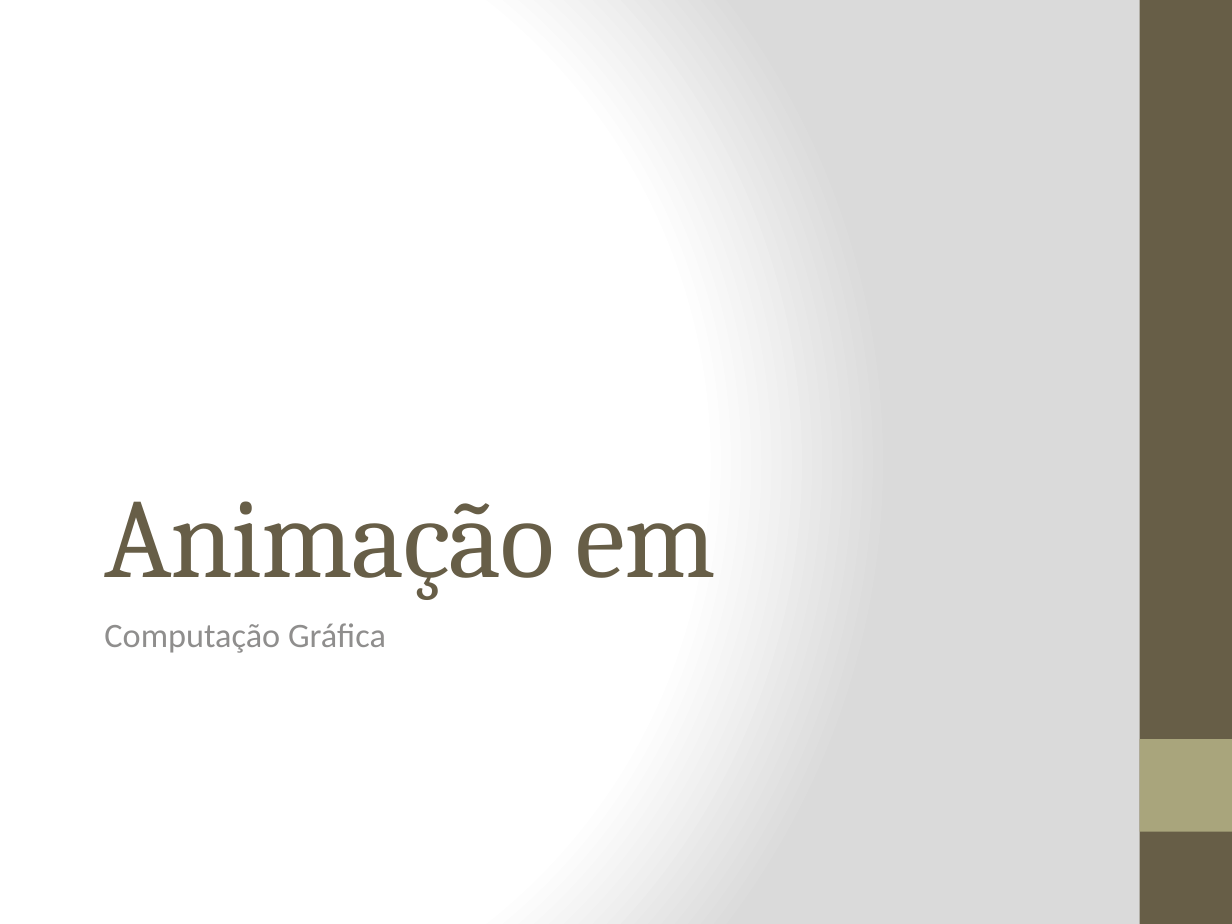
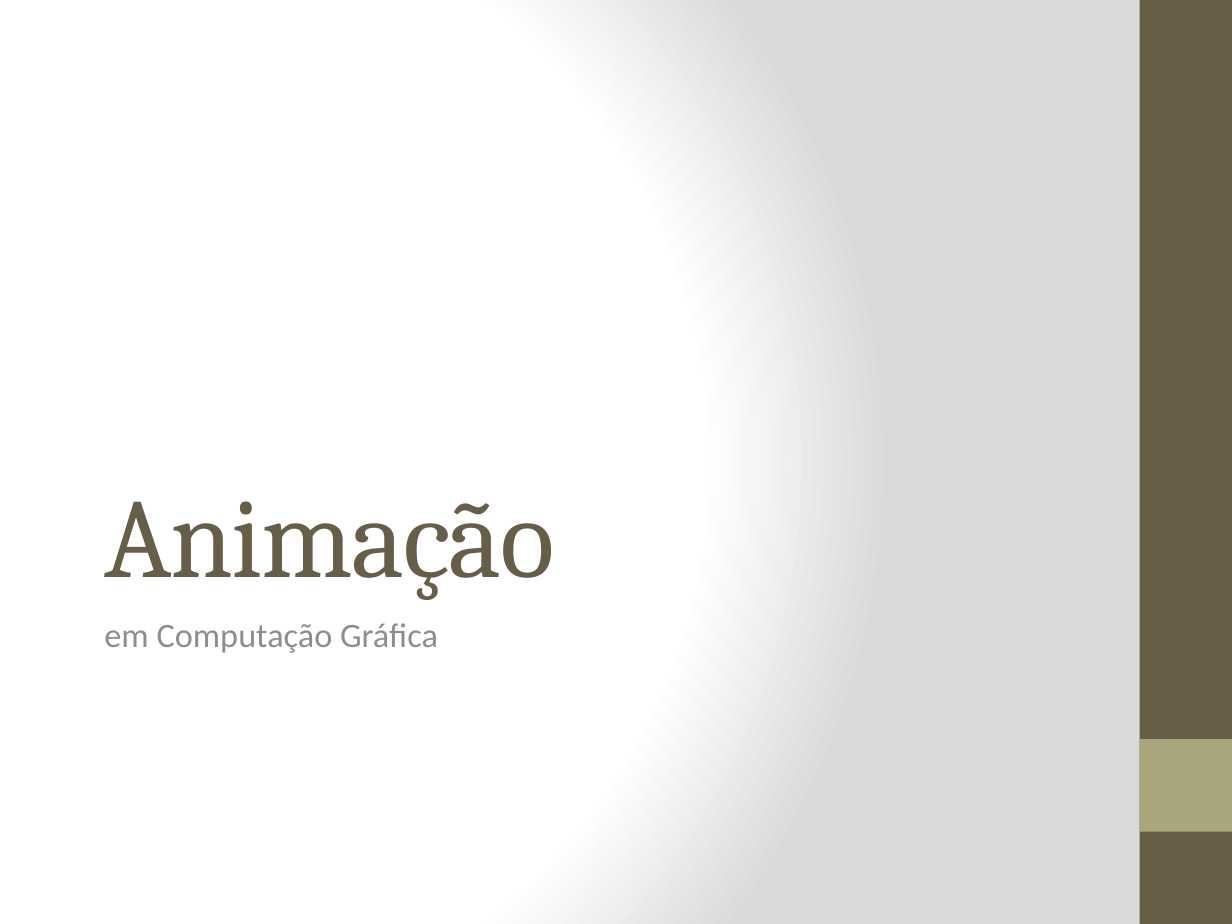
Before and after one commit to fegemo/cefet-cg, a slide deck: slide 1 of attachments/AnimacaoFlavioCoutinho.pptx. Drawn at 1232x924 pixels with LibreOffice and Linux fonts; fonts in the diff are those of the drawing. Boxes give left, top, right and bottom in pixels: in the first picture for what was removed or moved away, otherwise in the second. Text is boxed around its words. In the diff, an @@ line names an element or a change of style, - is before the commit and + after.

```diff
--- a/attachments/AnimacaoFlavioCoutinho.pptx
+++ b/attachments/AnimacaoFlavioCoutinho.pptx
@@ title at box(105, 501, 555, 600): text changed @@
-Animação em
+Animação
@@ subtitle at box(104, 623, 438, 653): text changed @@
-Computação Gráfica
+em Computação Gráfica
```
Also in this commit, not shown: 12 other slides changed, 1 slide added, 25 other files.
